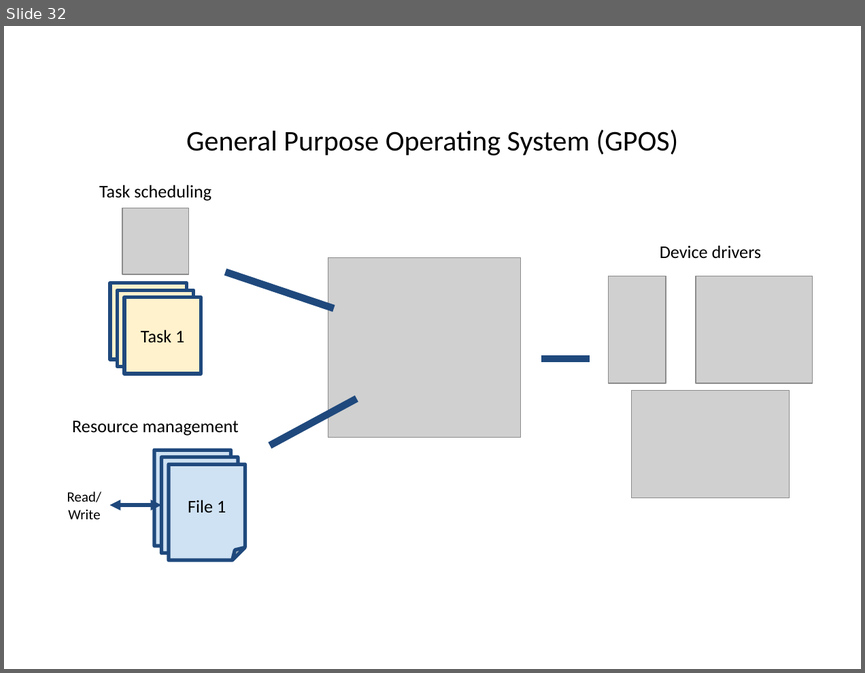
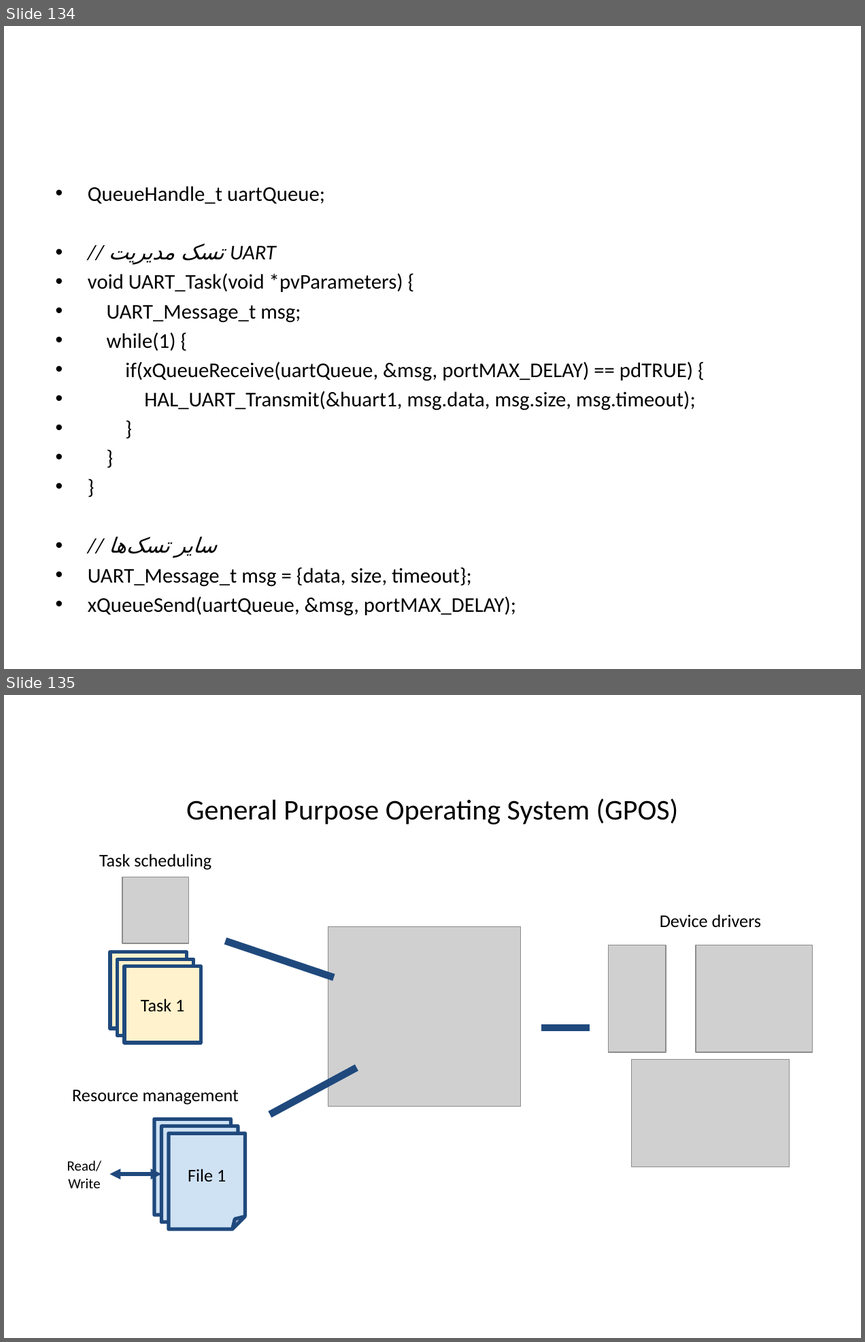
Before and after one commit to mahdidadashi65/STM32_IOT_RTOS_MECO1, a slide deck: STM32_IOT_RTOS_DOCS/Meco_stm32_class_rtos_iot.pptx. Shown one above the other, each under a label of ours: slide 32 before the commit, slides 134 and 135 after it. The pictures are 865x673 and 865x1342 pixels, drawn with LibreOffice and Linux fonts; fonts in the diff are those of the drawing; grey boxes stand for pictures. Boxes give left, top, right and bottom in pixels: in the first picture for what was removed or moved away, otherwise in the second. Text is boxed around its words. In the diff, an @@ line names an element or a change of style, - is before the commit and + after.

```diff
--- a/STM32_IOT_RTOS_DOCS/Meco_stm32_class_rtos_iot.pptx
+++ b/STM32_IOT_RTOS_DOCS/Meco_stm32_class_rtos_iot.pptx
@@ slide 134 added at box(4, 26, 861, 669), background #FFFFFF @@
@@ text added at box(88, 186, 696, 616), 17.6 pt, text #000000 @@
+• QueueHandle_t uartQueue;
+• // تسک مدیریت UART
+• void UART_Task(void *pvParameters) {
+• UART_Message_t msg;
+• while(1) {
+• if(xQueueReceive(uartQueue, &msg, portMAX_DELAY) == pdTRUE) {
+• HAL_UART_Transmit(&huart1, msg.data, msg.size, msg.timeout);
+• }
+• }
+• }
+• // سایر تسک‌ها
+• UART_Message_t msg = {data, size, timeout};
+• xQueueSend(uartQueue, &msg, portMAX_DELAY);
@@ what was slide 32 is now slide 135 @@
```
Also in this commit, not shown: 102 other slides added, 34 other files.
